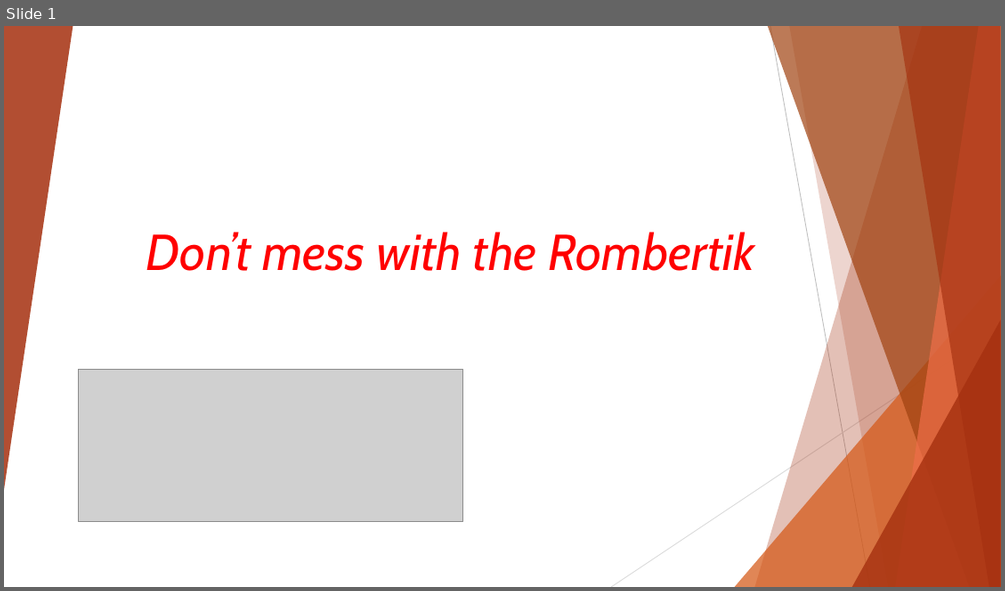
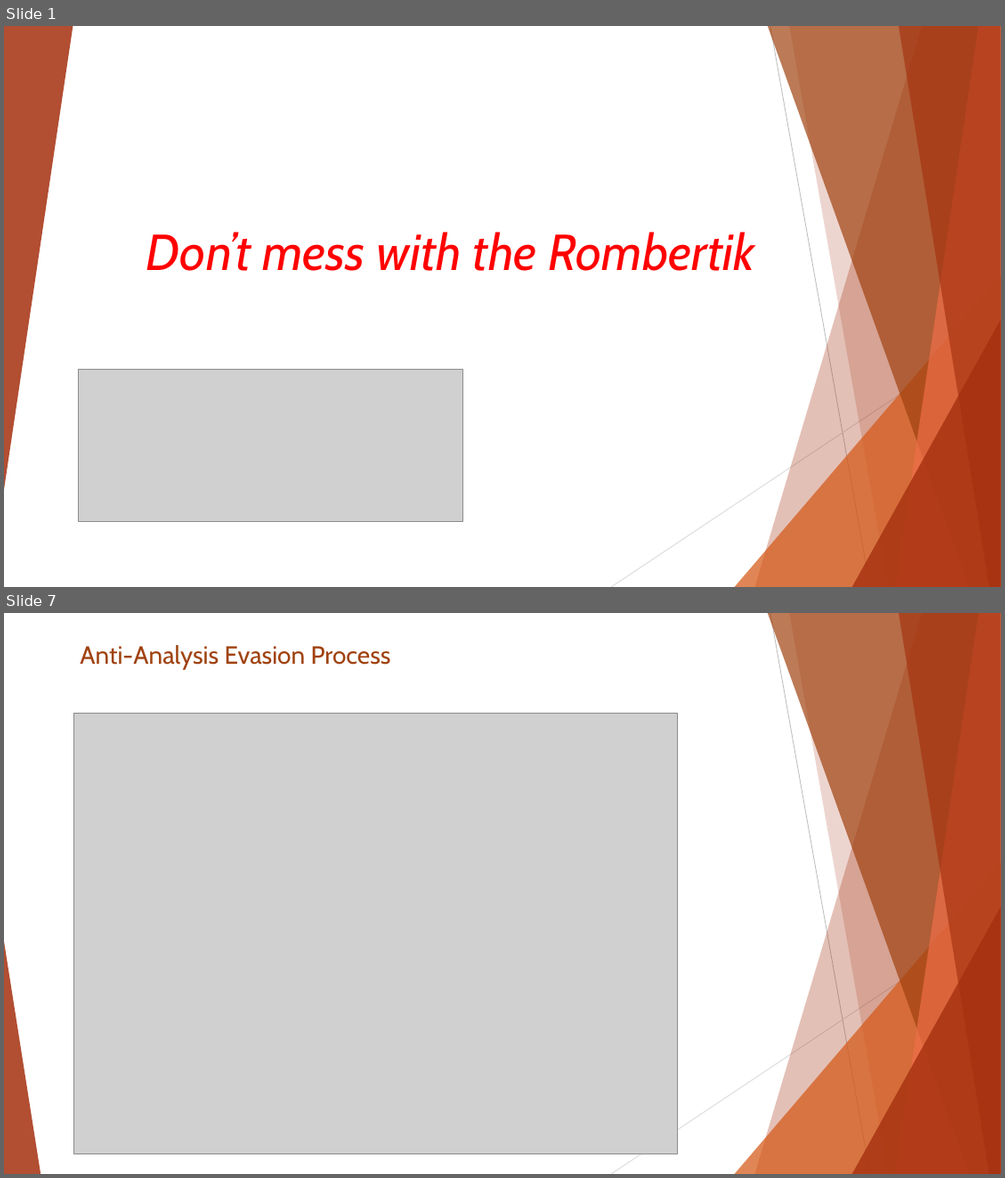
Before and after one commit to AlexMolodyh/CS363, a slide deck: Week10/presentation/Rombertik/Don’t mess with the Rombertik.pptx. Shown one above the other, each under a label of ours: slide 1 before the commit, slides 1 and 7 after it; the slides between them are not shown. The pictures are 1005x591 and 1005x1178 pixels, drawn with LibreOffice and Linux fonts; fonts in the diff are those of the drawing; grey boxes stand for pictures. Boxes give left, top, right and bottom in pixels: in the first picture for what was removed or moved away, otherwise in the second. Text is boxed around its words. In the diff, an @@ line names an element or a change of style, - is before the commit and + after.

```diff
--- a/Week10/presentation/Rombertik/Don’t mess with the Rombertik.pptx
+++ b/Week10/presentation/Rombertik/Don’t mess with the Rombertik.pptx
@@ slide 7 added at box(4, 613, 1001, 1174), background #FFFFFF; not listed: 9 template elements that a slide beside it also shows @@
@@ text added at box(80, 645, 391, 670), 24 pt, text #A04210 @@
+Anti-Analysis Evasion Process
@@ picture added at box(73, 713, 677, 1153) @@
@@ triangle added at box(4, 941, 40, 1174), fill #A5300F at 85% opacity @@
```
Also in this commit, not shown: 6 slides changed, 3 slides removed, 4 other files.
